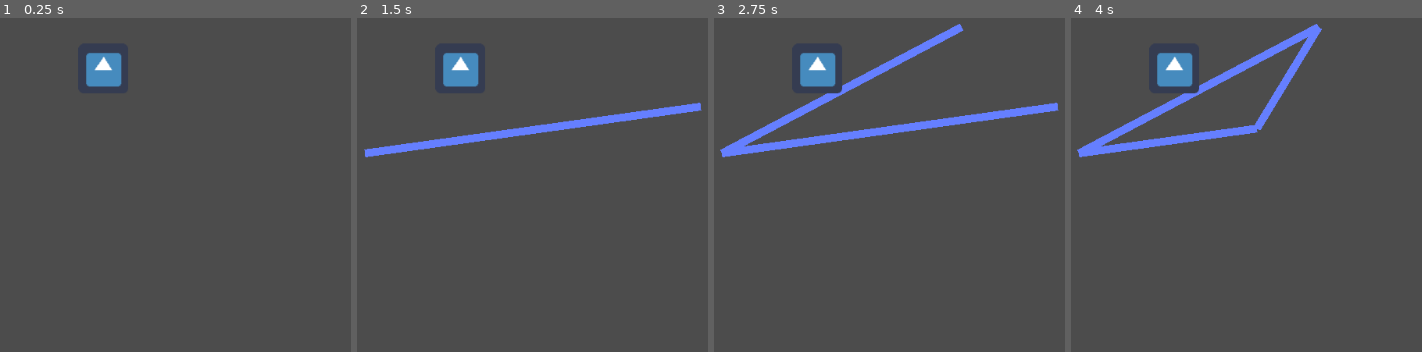
Above: before the commit, frames 1-4 (left to right).
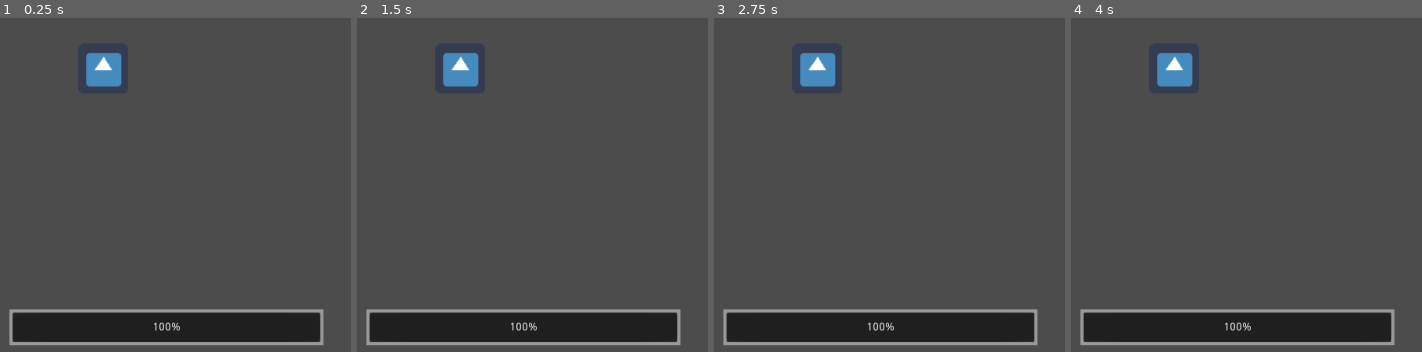
Above: after the commit, the same moments.

Repository: SaitenHazard/Android-1.0
Game: Godot game, scene res://Scene/World.tscn
Same seed, same stepped clock (60 frames per second), same inputs: the game is played once before the commit and once after it. Before the commit the project starts from res://World.tscn. The engine's default icon, where the game draws it, is replaced by a stand-in: a white triangle on a blue panel in a dark square.
Inputs (mouse positions are in pixels of both pictures, inside the frame that each line leads up to):
- Up to frame 1 (0.25 s): no input
- Up to frame 2 (1.5 s): tap Enter at 0.5 s; move the mouse to (700, 108) at 0.52 s; press the mouse at (700, 108) at 0.53 s; tap Space at 1.25 s; move the mouse to (364, 154) at 1.27 s; release the mouse at (364, 154) at 1.28 s; click (364, 154) at 1.35 s
- Up to frame 3 (2.75 s): tap Enter at 2 s; move the mouse to (963, 28) at 2.02 s; press the mouse at (963, 28) at 2.03 s
- Up to frame 4 (4 s): tap Space at 2.75 s; move the mouse to (1197, 225) at 2.77 s; release the mouse at (1197, 225) at 2.78 s; click (1197, 225) at 2.85 s; tap Enter at 3.5 s; move the mouse to (outside the picture) at 3.52 s; press the mouse at (outside the picture) at 3.53 s

The runs differ from the first frame. In frame 1, 9.4% of the frame differs, in the area x 2-93%, y 87-98%; in frame 2, 12%; in frame 3, 14%, in the area x 1-99%, y 1-98%; in frame 4, 13%.

Commit message:
08/29/2021 08:33PM

Diff:
--- a/Game/Capture_circle.gd
+++ /dev/null
@@ -1,90 +0,0 @@
-extends Node2D
-
-var points_line = PoolVector2Array()
-var points_shape = PoolVector2Array()
-var points_use = PoolVector2Array()
-var index : int = 0
-onready var line = $Line2D
-
-#var pointA2Index : Vector2
-#var pointB1Index : Vector2
-#var pointB2 : Vector2
-var shape_begin_index : int
-var pointC : Vector2
-
-var instersection_found : bool = false
-var shape_set : bool = false
-
-func _process(delta):
-	_draw_line()
-	_find_intersecting_point()
-	_draw_shape()
-	_find_critter_inside_shape()
-	line.points = points_use
-
-var temp2 : bool = false
-
-func _find_critter_inside_shape():
-	if not instersection_found:
-		return
-
-	if temp2:
-		return
-
-	var critters = get_node('/root/World/Critters').get_children()
-
-	for x in critters.size():
-		var temp = Geometry.is_point_in_polygon(critters[x].get_global_position(), points_use)
-		if temp:
-			print(temp)
-			temp2 = true
-
-func _draw_line():
-	if instersection_found:
-		return
-
-	points_use = points_line
-
-	if Input.is_action_just_pressed("Press"):
-		points_line.append(get_global_mouse_position())
-	if Input.is_action_pressed("Press"):
-		if points_line[index].distance_to(get_global_mouse_position()) > 30:
-			points_line.append(get_global_mouse_position())
-			index +=1
-
-func _draw_shape():
-	if not instersection_found:
-		return
-
-	points_shape.append(pointC)
-
-	for x in range(shape_begin_index, points_line.size()-2):
-		points_shape.append(points_line[x])
-
-	points_shape.append(pointC)
-	points_use = points_shape
-
-	shape_set = true
-
-func _find_intersecting_point():
-	if instersection_found:
-		return
-
-	if points_line.size() < 3:
-		instersection_found = false
-		return
-
-	var pointA1 = points_line[points_line.size()-1]
-	var pointA2 = points_line[points_line.size()-2]
-
-	for x in (points_line.size() - 4):
-		shape_begin_index = x+1
-		var pointB1 = points_line[x]
-		var pointB2 = points_line[shape_begin_index]
-		var temp = Geometry.segment_intersects_segment_2d(pointA1, pointA2, pointB1, pointB2)
-		if not temp == null:
-			pointC = temp
-			instersection_found = true
-			return
-
-	instersection_found = false
--- a/Game/Capture_circle.tscn
+++ /dev/null
@@ -1,9 +0,0 @@
-[gd_scene load_steps=2 format=2]
-
-[ext_resource path="res://Capture_circle.gd" type="Script" id=1]
-
-[node name="Capture_circle" type="Node2D"]
-script = ExtResource( 1 )
-
-[node name="Line2D" type="Line2D" parent="."]
-points = PoolVector2Array( 0.284103, 0.511343 )
--- /dev/null
+++ b/Game/Scene/CaptureCircle.gd
@@ -0,0 +1,116 @@
+extends Node2D
+
+var points_line = PoolVector2Array()
+var points_shape = PoolVector2Array()
+var points_use = PoolVector2Array()
+var point_index : int = 0
+var touch_position : Vector2
+var line_lenght : int = 0
+
+onready var line = $Line2D
+var max_line_length : int = 1000
+
+#var pointA2Index : Vector2
+#var pointB1Index : Vector2
+#var pointB2 : Vector2
+var shape_begin_index : int
+var pointC : Vector2
+
+var draw_shape : bool = false
+var shape_set : bool = false
+
+func get_max_line_length():
+	return max_line_length
+
+func get_line_length():
+	return line_lenght
+
+func _process(delta):
+	_initialize_draw_line()
+	_draw_line()
+	_find_intersecting_point()
+	_draw_shape()
+	_find_critter_inside_shape()
+	line.points = points_use
+
+var pressed = false
+
+func _unhandled_input(event):
+	if event is InputEventScreenTouch  and event.pressed:
+		pressed = true
+		touch_position = event.position
+	else:
+		pressed = false
+
+func _initialize_draw_line():
+	if pressed and points_line.empty():
+		points_line = PoolVector2Array()
+		draw_shape = false
+		point_index = 0
+		line_lenght = 0
+
+func _find_critter_inside_shape():
+	if not draw_shape:
+		return
+	var critters = get_node('/root/World/Critters').get_children()
+	for x in critters.size():
+		var temp = Geometry.is_point_in_polygon(critters[x].get_global_position(), points_use)
+
+func _draw_line():
+	if draw_shape:
+		return
+
+	if pressed:
+		if line_lenght >= max_line_length:
+			return
+
+		if points_line.empty():
+			points_line.append(touch_position)
+
+		if points_line[point_index].distance_to(touch_position) > 10:
+			line_lenght = line_lenght + 10
+			points_line.append(touch_position)
+			point_index +=1
+
+	if not pressed:
+		points_use = PoolVector2Array()
+
+	points_use = points_line
+
+func _draw_shape():
+	if not draw_shape:
+		return
+
+	points_shape = PoolVector2Array()
+	points_shape.append(pointC)
+
+	for x in range(shape_begin_index, points_line.size()-2):
+		points_shape.append(points_line[x])
+
+	points_shape.append(pointC)
+	points_use = points_shape
+
+	shape_set = true
+
+func _find_intersecting_point():
+	if draw_shape:
+		return
+
+	if points_line.size() < 3:
+		draw_shape = false
+		return
+
+	var pointA1 = points_line[points_line.size()-1]
+	var pointA2 = points_line[points_line.size()-2]
+
+	for x in (points_line.size() - 4):
+		shape_begin_index = x+1
+		var pointB1 = points_line[x]
+		var pointB2 = points_line[shape_begin_index]
+		var found = Geometry.segment_intersects_segment_2d(pointA1, pointA2, pointB1, pointB2)
+		if not found == null:
+			pointC = found
+			draw_shape = true
+			return
+
+	draw_shape = false
--- /dev/null
+++ b/Game/Scene/LineLimitBar.gd
@@ -0,0 +1,17 @@
+extends ProgressBar
+
+var max_line_length
+var line_length
+
+#var export CaptureCircle = get_node('/root/World/CaptureCircle')
+onready var CaptureCircle = get_node('/root/World/CaptureCircle')
+
+func _ready():
+	pass # Replace with function body.
+
+func _process(delta):
+	max_line_length = CaptureCircle.get_max_line_length()
+	line_length = CaptureCircle.get_line_length()
+
+	self.max_value = max_line_length
+	self.value = max_line_length - line_length
--- /dev/null
+++ b/Game/Scene/World.tscn
@@ -0,0 +1,37 @@
+[gd_scene load_steps=5 format=2]
+
+[ext_resource path="res://Scripts/CaptureCircle.tscn" type="PackedScene" id=1]
+[ext_resource path="res://Scene/LineLimitBar.gd" type="Script" id=2]
+[ext_resource path="res://icon.png" type="Texture" id=3]
+
+[sub_resource type="StyleBoxFlat" id=1]
+
+[node name="World" type="Node2D"]
+
+[node name="CaptureCircle" parent="." instance=ExtResource( 1 )]
+
+[node name="Critters" type="Node2D" parent="."]
+position = Vector2( 34.2947, 40.3051 )
+
+[node name="Sprite" type="Sprite" parent="Critters"]
+position = Vector2( 395, 181 )
+texture = ExtResource( 3 )
+
+[node name="Control" type="Control" parent="."]
+anchor_right = 1.0
+anchor_bottom = 1.0
+__meta__ = {
+"_edit_use_anchors_": false
+}
+
+[node name="LineLimitBar" type="ProgressBar" parent="Control"]
+margin_left = 309.388
+margin_top = 529.776
+margin_right = 711.388
+margin_bottom = 575.776
+custom_styles/bg = SubResource( 1 )
+value = 50.0
+script = ExtResource( 2 )
+__meta__ = {
+"_edit_use_anchors_": false
+}
--- /dev/null
+++ b/Game/Scripts/CaptureCircle.tscn
@@ -0,0 +1,8 @@
+[gd_scene load_steps=2 format=2]
+
+[ext_resource path="res://Scene/CaptureCircle.gd" type="Script" id=1]
+
+[node name="Capture_circle" type="Node2D"]
+script = ExtResource( 1 )
+
+[node name="Line2D" type="Line2D" parent="."]
--- a/Game/World.tscn
+++ /dev/null
@@ -1,15 +0,0 @@
-[gd_scene load_steps=3 format=2]
-
-[ext_resource path="res://Capture_circle.tscn" type="PackedScene" id=1]
-[ext_resource path="res://icon.png" type="Texture" id=2]
-
-[node name="World" type="Node2D"]
-
-[node name="Capture_circle" parent="." instance=ExtResource( 1 )]
-
-[node name="Critters" type="Node2D" parent="."]
-position = Vector2( 34.2947, 40.3051 )
-
-[node name="Sprite" type="Sprite" parent="Critters"]
-position = Vector2( 395, 181 )
-texture = ExtResource( 2 )
--- a/Game/project.godot
+++ b/Game/project.godot
@@ -16,7 +16,7 @@
 [application]
 
 config/name="Android 1.0"
-run/main_scene="res://World.tscn"
+run/main_scene="res://Scene/World.tscn"
 config/icon="res://icon.png"
 
 [input]
@@ -32,6 +32,11 @@
  ]
 }
 
+[input_devices]
+
+pointing/emulate_touch_from_mouse=true
+pointing/emulate_mouse_from_touch=false
+
 [rendering]
 
 environment/default_environment="res://default_env.tres"
Not shown, added: Export/.apk
